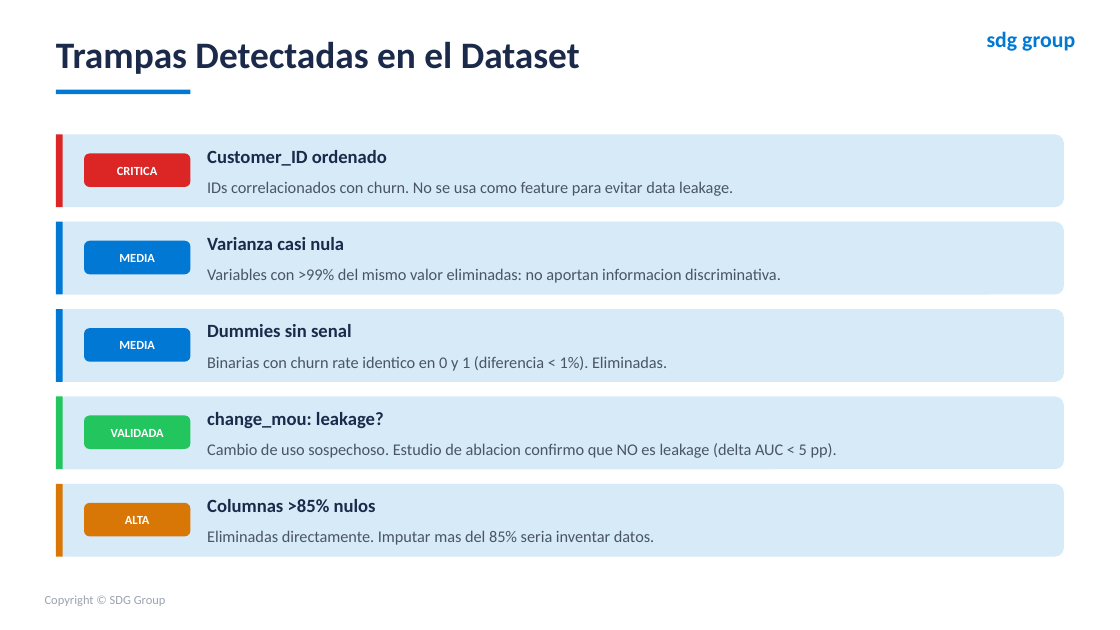
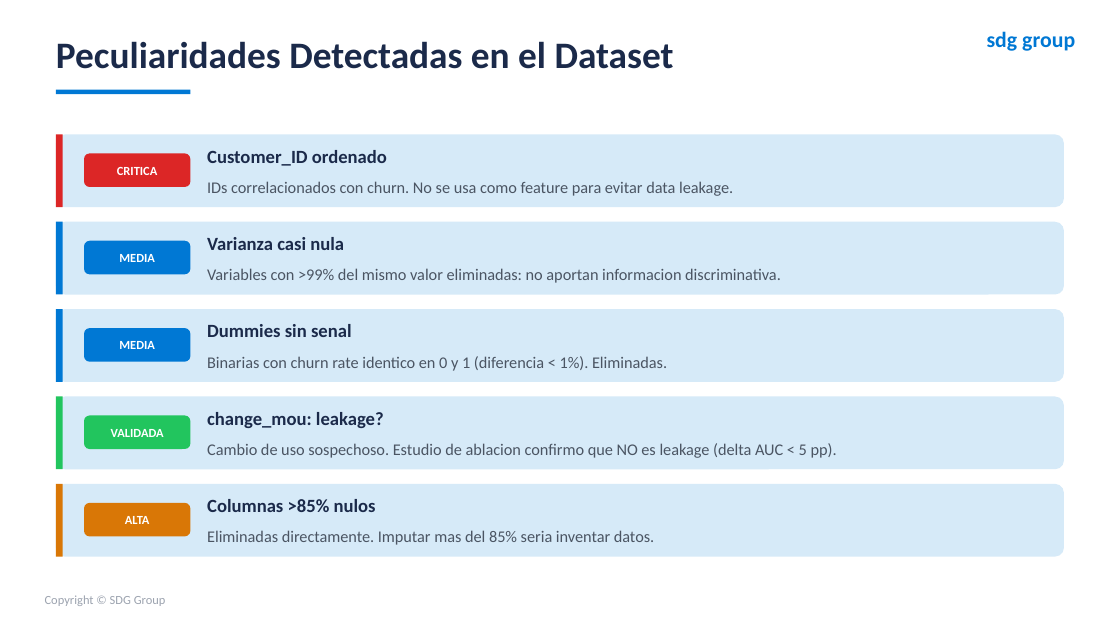
Before and after one commit to TomasUrban0/AI_Test_SDG, a slide deck: slide 7 of Presentacion_Churn_SDG.pptx. Drawn at 1120x630 pixels with LibreOffice and Linux fonts; fonts in the diff are those of the drawing. Boxes give left, top, right and bottom in pixels: in the first picture for what was removed or moved away, otherwise in the second. Text is boxed around its words. In the diff, an @@ line names an element or a change of style, - is before the commit and + after.

```diff
--- a/Presentacion_Churn_SDG.pptx
+++ b/Presentacion_Churn_SDG.pptx
@@ text at (x1=56, y1=41, x2=674, y2=69): text changed @@
-Trampas Detectadas en el Dataset
+Peculiaridades Detectadas en el Dataset
```
Also in this commit, not shown: 10 other slides changed, 9 other files.
